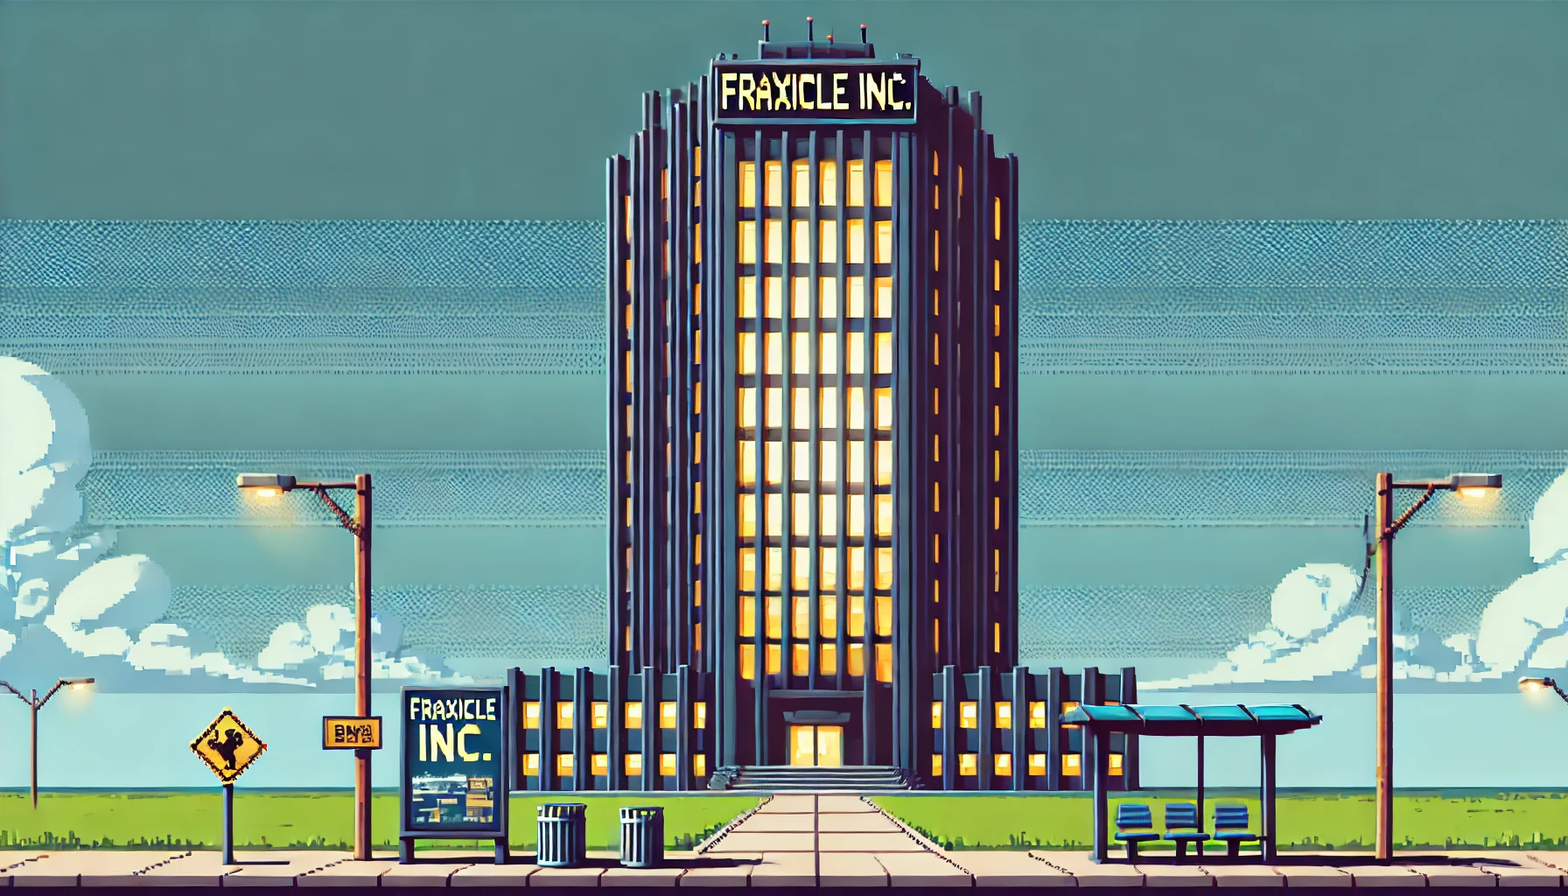
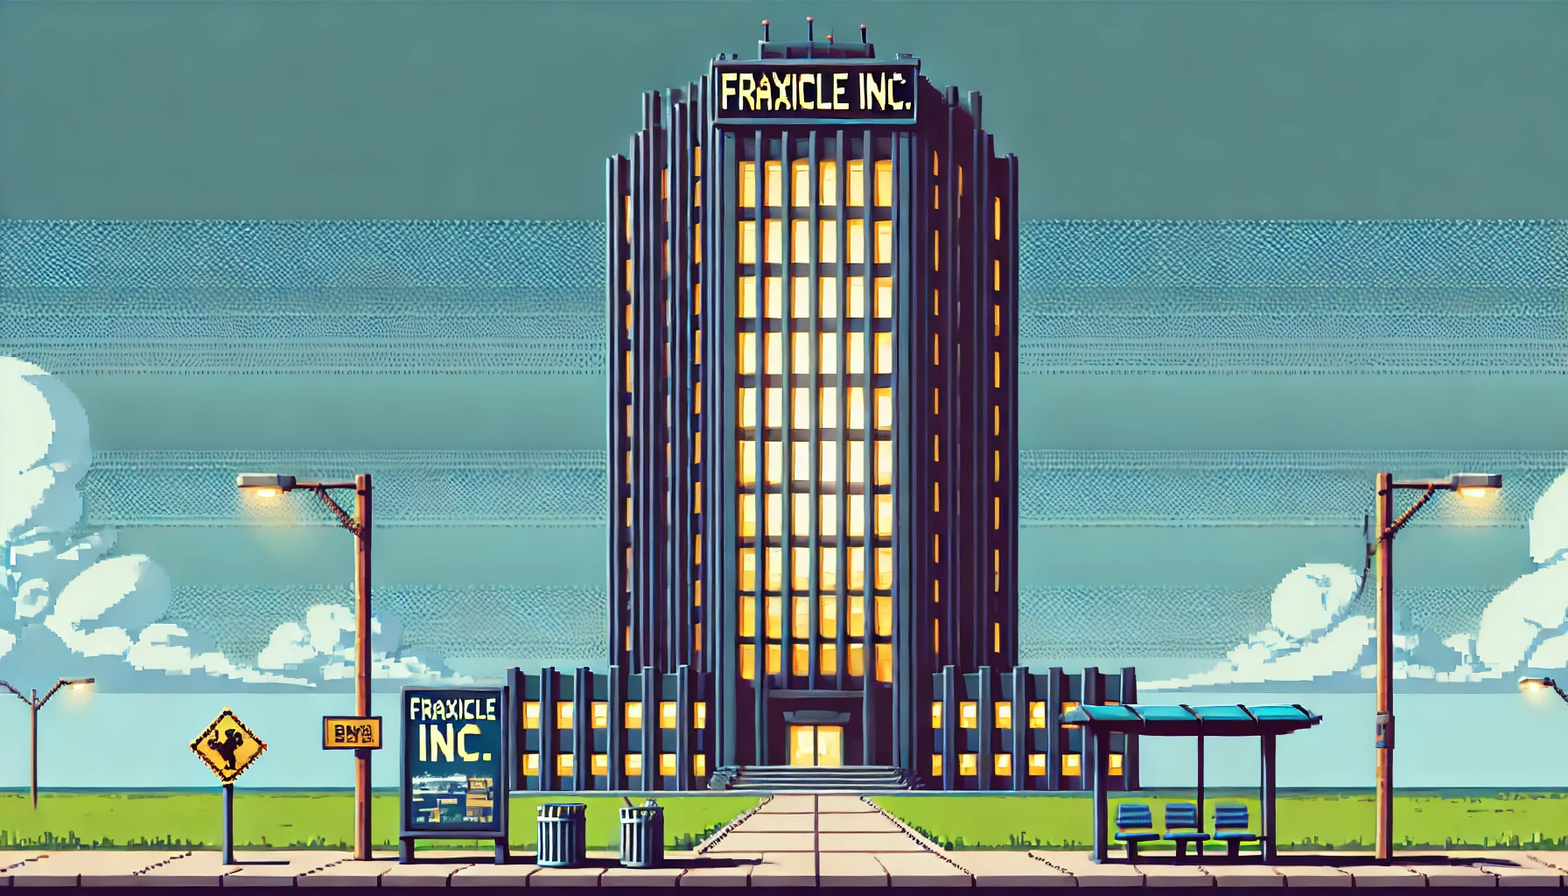
Layer changes from the first w=1568, h=896 image to the second:
showed "Eingefügte Ebene #1" over box(620, 710, 1396, 817)